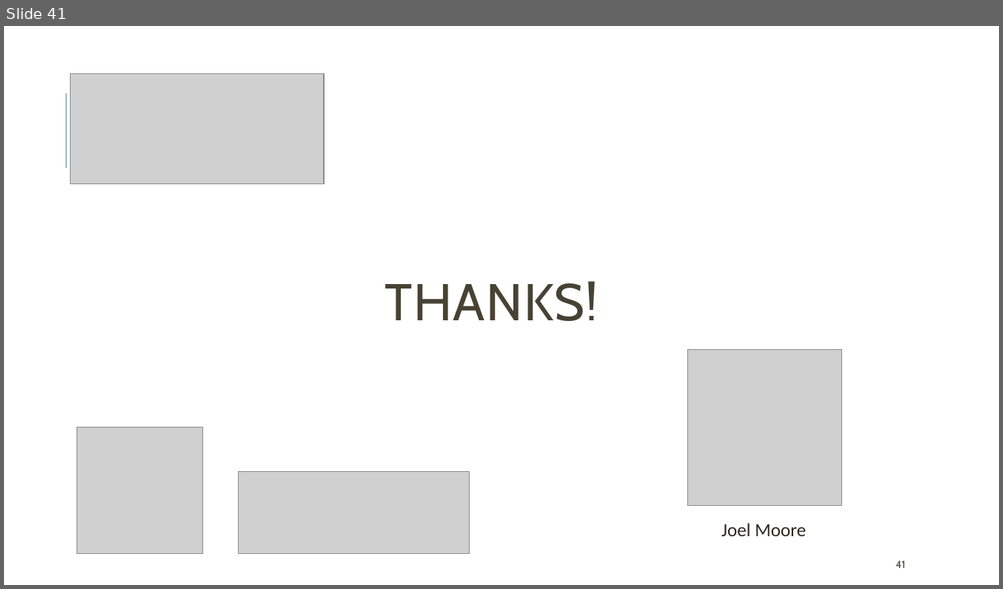
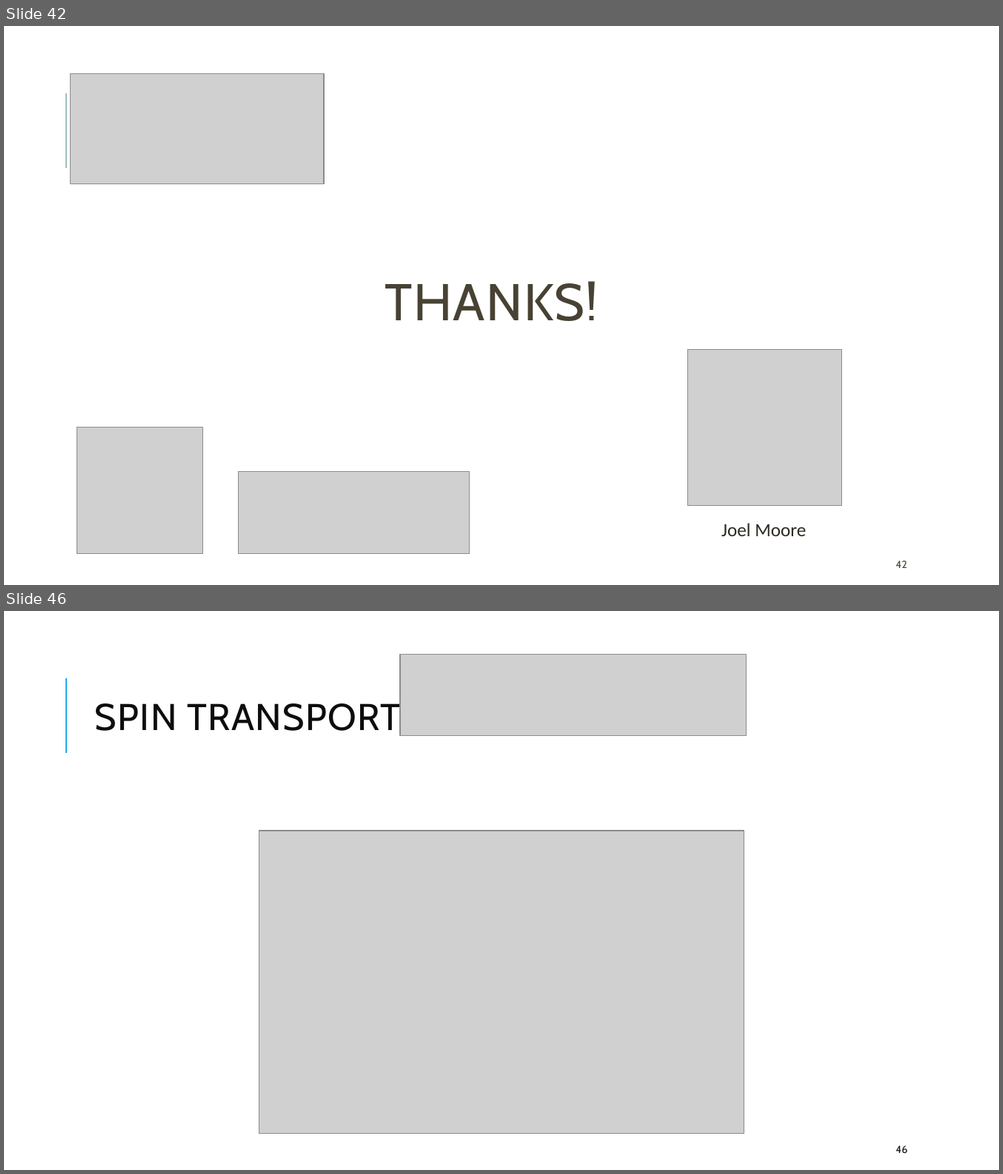
Before and after one commit to kwang0/KPZ-Project, a slide deck: Qualifying Exam Presentation.pptx. Shown one above the other, each under a label of ours: slide 41 before the commit, slides 42 and 46 after it; the slides between them are not shown. The pictures are 1003x589 and 1003x1174 pixels, drawn with LibreOffice and Linux fonts; fonts in the diff are those of the drawing; grey boxes stand for pictures. Boxes give left, top, right and bottom in pixels: in the first picture for what was removed or moved away, otherwise in the second. Text is boxed around its words. In the diff, an @@ line names an element or a change of style, - is before the commit and + after.

```diff
--- a/Qualifying Exam Presentation.pptx
+++ b/Qualifying Exam Presentation.pptx
@@ slide 46 added at box(4, 611, 999, 1170), background #FFFFFF @@
@@ picture added at box(400, 654, 746, 735) @@
@@ line added from (66, 753) to (66, 678), #1CADE4 1.5 pt @@
@@ title added at box(95, 699, 401, 736), 36 pt, text #0D0D0D @@
+SPIN TRANSPORT
@@ picture added at box(259, 831, 744, 1134) @@
@@ page number added at box(896, 1146, 908, 1153), 10 pt, text #0D0D0D @@
+46
@@ what was slide 41 is now slide 42 @@
@@ page number at box(896, 561, 907, 568): text changed @@
-41
+42
```
Also in this commit, not shown: 3 other slides added, 5 other files.
